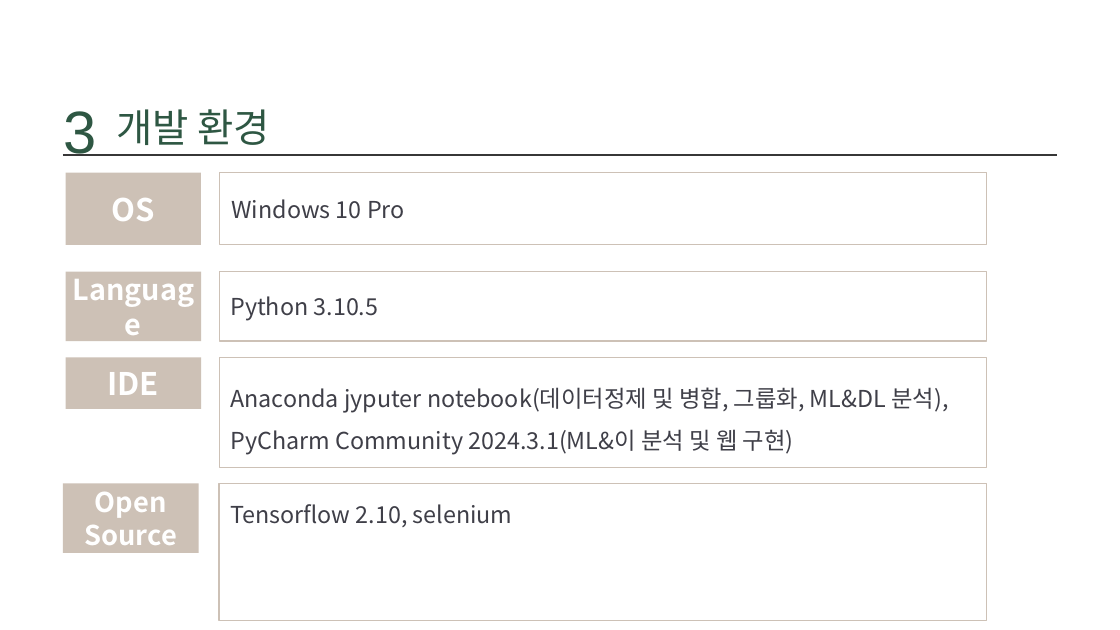
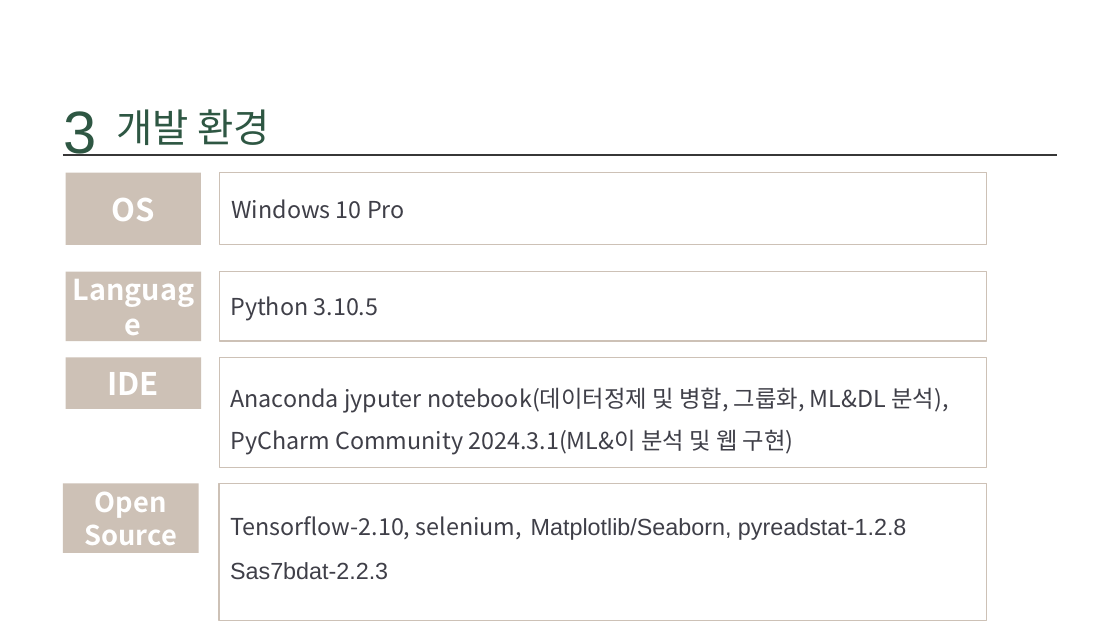
Before and after one commit to ssoom98/personal_project, a slide deck: slide 6 of ppt/몸무게 변화 예측과 식단 추천.pptx. Drawn at 1120x630 pixels with LibreOffice and Linux fonts; fonts in the diff are those of the drawing; background and template pictures are left out. Boxes give left, top, right and bottom in pixels: in the first picture for what was removed or moved away, otherwise in the second. Text is boxed around its words. In the diff, an @@ line names an element or a change of style, - is before the commit and + after.

```diff
--- a/ppt/몸무게 변화 예측과 식단 추천.pptx
+++ b/ppt/몸무게 변화 예측과 식단 추천.pptx
@@ text in rectangle at [230,516,906,579]: text changed; font Noto Sans CJK KR to Arial @@
-Tensorflow 2.10, selenium
+Tensorflow-2.10, selenium, Matplotlib/Seaborn, pyreadstat-1.2.8
+Sas7bdat-2.2.3
```
Also in this commit, not shown: 1 other slide changed, 6 other files.
